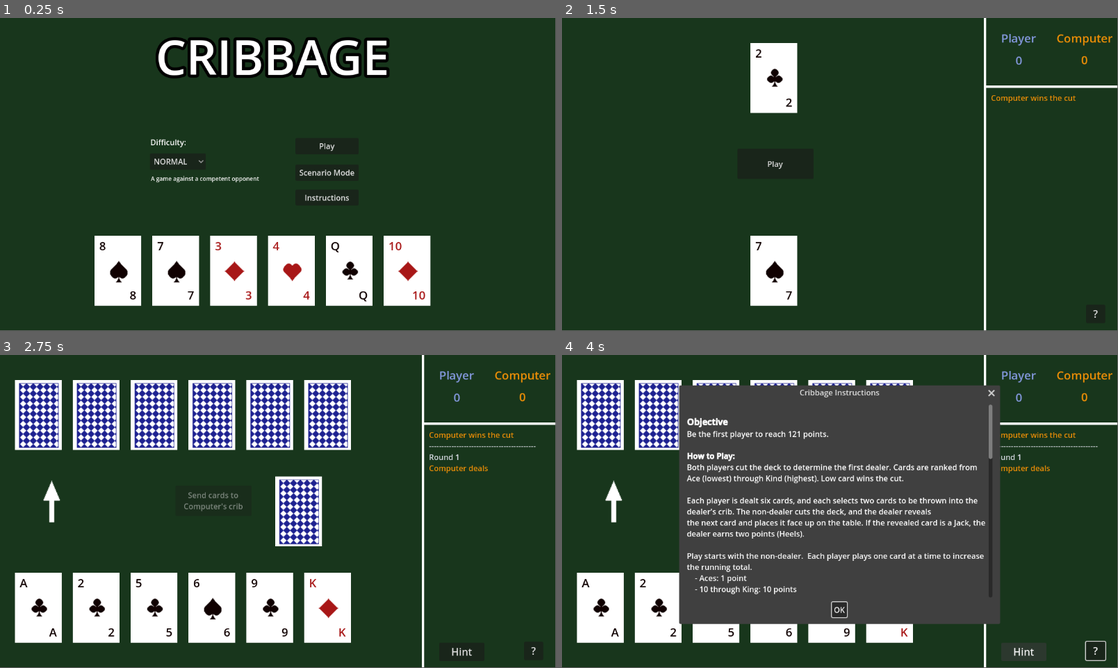
Above: before the commit, frames 1-4 (two rows, left to right).
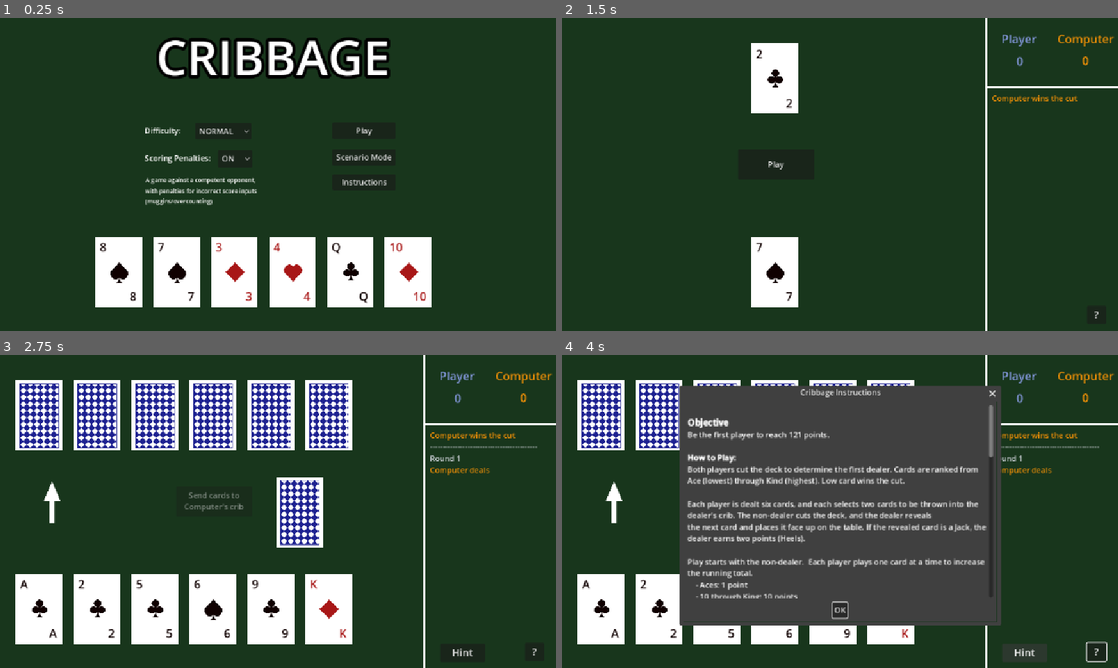
Above: after the commit, the same moments.

Repository: j-gruhn/cribbage
Game: Godot game, scene res://game.tscn
The game is run twice, just before and just after one commit, with the same random seed, the same clock (stepped at 60 frames per second) and the same inputs.
Inputs (mouse positions are in pixels of both pictures, inside the frame that each line leads up to):
- Up to frame 1 (0.25 s): no input
- Up to frame 2 (1.5 s): click (795, 158) at 0.5 s, where only the run after the commit has a clickable "ON"; click "Play" at 1.25 s
- Up to frame 3 (2.75 s): click "Play" at 2 s
- Up to frame 4 (4 s): click "?" at 2.75 s; click "Hint" at 3.5 s
In our replay, the window is 799x449 before the commit and 800x450 after it. These sizes can differ from the game's own. Grey fills any space a smaller window leaves; there, only what the larger window draws over its background counts as a difference.

The runs differ from the first frame. In frame 1, 4.7% of the frame differs, in the area x 17-78%, y 6-93%; in frame 2, 1.7%; in frame 3, 9.2%; in frame 4, 12%, in the area x 2-100%, y 0-100%.

Commit message:
updated to work on mobile

Diff:
--- a/game.gd
+++ b/game.gd
@@ -58,13 +58,17 @@
 @onready var label_played = $Table/Label_RunningTotal
 @onready var score_played = $Table/Score_RunningTotal
 @onready var label_score_entry = $Table/Label_ScoreEntry
-@onready var score_entry = $Table/ScoreEntry
+@onready var score_entry = $Table/Numpad
 @onready var score_player = $Table/Score_Player
 @onready var score_computer = $Table/Score_Computer
 @onready var score_round = $Table/Score_Round
 @onready var label_scoreround = $Table/Label_ScoreRound
 
-@onready var DIFFICULTY = $Menu/Option_Difficulty.get_item_text($Menu/Option_Difficulty.selected)
+@onready var option_difficulty = $Menu/Option_Difficulty
+@onready var option_muggins = $Menu/Option_Muggins
+
+var DIFFICULTY: String
+var BLN_MUGGINS: String
 
 
 var card_scene = preload("res://card.tscn")
@@ -94,7 +98,10 @@
 			await show_scenario_mode()
 
 func gameplay_main():
+	DIFFICULTY = option_difficulty.get_item_text(option_difficulty.selected)
+	BLN_MUGGINS = option_muggins.get_item_text(option_muggins.selected)
 	print(DIFFICULTY)
+	print(BLN_MUGGINS)
 	show_table()
 	prep_playing_field()
 	table_arrow.visible = false
@@ -947,7 +954,7 @@
 func score_hand_player():
 	var score_dict: Dictionary
 	score_entry_toggle()
-	var player_score = await score_entry.text_submitted
+	var player_score = await score_entry.submitted
 	score_entry_toggle()
 
 	var stage_hand = PLAYED_PLAYER if STAGE == 'score_hands' else CRIB
@@ -963,16 +970,19 @@
 			show_hand_score(score_dict, 'Player', true)
 			update_total_score(score_dict['Total'], score_player)
 
-			update_game_log({'Overcounted': 2}, 'Computer')
-			update_total_score(2, score_computer)
+			if BLN_MUGGINS == 'ON':
+				update_game_log({'Overcounted': 2}, 'Computer')
+				update_total_score(2, score_computer)
 		elif int(player_score) < score_dict['Total']:
-			score_dict['Muggins'] = -(score_dict['Total'] - int(player_score))
-			score_dict['Total'] += score_dict['Muggins']
+			if BLN_MUGGINS == 'ON':
+				score_dict['Muggins'] = -(score_dict['Total'] - int(player_score))
+				score_dict['Total'] += score_dict['Muggins']
 			show_hand_score(score_dict, 'Player', true)
 			update_total_score(score_dict['Total'], score_player)
 
-			update_game_log({'Muggins': -score_dict['Muggins']}, 'Computer')
-			update_total_score(-score_dict['Muggins'], score_computer)
+			if BLN_MUGGINS == 'ON':
+				update_game_log({'Muggins': -score_dict['Muggins']}, 'Computer')
+				update_total_score(-score_dict['Muggins'], score_computer)
 
 		await ok_to_continue()
 
@@ -1151,6 +1161,13 @@
 func arrow_flip():
 	table_arrow.flip_v = PLAYER_TURN
 
+func _input(event):
+	if event is InputEventKey and event.pressed and not event.echo:
+		if event.keycode == KEY_ENTER or event.keycode == KEY_KP_ENTER:
+			if table_button.visible and not table_button.disabled:
+				table_button.pressed.emit()
+				get_viewport().set_input_as_handled()
+
 func score_entry_toggle():
 	var hand_name: String
 	hand_name = 'Player ' if STAGE == 'score_hands' else 'Crib '
@@ -1159,11 +1176,14 @@
 	label_score_entry.visible = not label_score_entry.visible
 	score_entry.visible = not score_entry.visible
 
+	#if score_entry.visible == true:
+		#score_entry.release_focus()
+		#score_entry.clear()
+		#await get_tree().process_frame
+		#score_entry.grab_focus()
+
 	if score_entry.visible == true:
-		score_entry.release_focus()
-		score_entry.clear()
-		await get_tree().process_frame
-		score_entry.grab_focus()
+		score_entry.reset()
 
 func update_game_log(score_dict, player):
 	var indent: String
--- a/game.tscn
+++ b/game.tscn
@@ -1,8 +1,9 @@
-[gd_scene load_steps=7 format=3 uid="uid://dqq6ayvlfflto"]
+[gd_scene load_steps=8 format=3 uid="uid://dqq6ayvlfflto"]
 
 [ext_resource type="Script" uid="uid://6jh3nk7s4c0v" path="res://game.gd" id="1_80nbo"]
 [ext_resource type="PackedScene" uid="uid://cv4v0nyghra4c" path="res://card.tscn" id="2_feb5d"]
 [ext_resource type="PackedScene" uid="uid://cnm1x8s24vyl6" path="res://table.tscn" id="3_feb5d"]
+[ext_resource type="Script" uid="uid://dr2ngv2bklamk" path="res://numpad.gd" id="4_3mrqo"]
 [ext_resource type="PackedScene" uid="uid://cs0xa5w4xkvc7" path="res://menu.tscn" id="4_sb48q"]
 [ext_resource type="PackedScene" uid="uid://cjs1rv2smmp8u" path="res://scenario.tscn" id="5_r0x5m"]
 [ext_resource type="Script" uid="uid://bghnk7pvorphh" path="res://scenario.gd" id="6_3mrqo"]
@@ -24,6 +25,98 @@
 
 [node name="Table" parent="." instance=ExtResource("3_feb5d")]
 
+[node name="Numpad" type="Control" parent="Table"]
+visible = false
+layout_mode = 3
+anchors_preset = 0
+offset_left = 30.0
+offset_top = 205.0
+offset_right = 30.0
+offset_bottom = 205.0
+script = ExtResource("4_3mrqo")
+
+[node name="Btn_Confirm" type="Button" parent="Table/Numpad"]
+custom_minimum_size = Vector2(80, 80)
+layout_mode = 2
+offset_left = 85.0
+offset_top = 290.0
+offset_right = 165.0
+offset_bottom = 370.0
+text = "OK"
+
+[node name="PanelContainer" type="PanelContainer" parent="Table/Numpad"]
+layout_mode = 0
+offset_right = 40.0
+offset_bottom = 40.0
+
+[node name="VBoxContainer" type="VBoxContainer" parent="Table/Numpad/PanelContainer"]
+layout_mode = 2
+
+[node name="Display" type="Label" parent="Table/Numpad/PanelContainer/VBoxContainer"]
+layout_mode = 2
+theme_override_font_sizes/font_size = 48
+horizontal_alignment = 1
+vertical_alignment = 1
+
+[node name="GridContainer" type="GridContainer" parent="Table/Numpad/PanelContainer/VBoxContainer"]
+layout_mode = 2
+columns = 6
+
+[node name="Btn_1" type="Button" parent="Table/Numpad/PanelContainer/VBoxContainer/GridContainer"]
+custom_minimum_size = Vector2(80, 80)
+layout_mode = 2
+text = "1"
+
+[node name="Btn_2" type="Button" parent="Table/Numpad/PanelContainer/VBoxContainer/GridContainer"]
+custom_minimum_size = Vector2(80, 80)
+layout_mode = 2
+text = "2"
+
+[node name="Btn_3" type="Button" parent="Table/Numpad/PanelContainer/VBoxContainer/GridContainer"]
+custom_minimum_size = Vector2(80, 80)
+layout_mode = 2
+text = "3"
+
+[node name="Btn_4" type="Button" parent="Table/Numpad/PanelContainer/VBoxContainer/GridContainer"]
+custom_minimum_size = Vector2(80, 80)
+layout_mode = 2
+text = "4"
+
+[node name="Btn_5" type="Button" parent="Table/Numpad/PanelContainer/VBoxContainer/GridContainer"]
+custom_minimum_size = Vector2(80, 80)
+layout_mode = 2
+text = "5"
+
+[node name="Btn_6" type="Button" parent="Table/Numpad/PanelContainer/VBoxContainer/GridContainer"]
+custom_minimum_size = Vector2(80, 80)
+layout_mode = 2
+text = "6"
+
+[node name="Btn_7" type="Button" parent="Table/Numpad/PanelContainer/VBoxContainer/GridContainer"]
+custom_minimum_size = Vector2(80, 80)
+layout_mode = 2
+text = "7"
+
+[node name="Btn_8" type="Button" parent="Table/Numpad/PanelContainer/VBoxContainer/GridContainer"]
+custom_minimum_size = Vector2(80, 80)
+layout_mode = 2
+text = "8"
+
+[node name="Btn_9" type="Button" parent="Table/Numpad/PanelContainer/VBoxContainer/GridContainer"]
+custom_minimum_size = Vector2(80, 80)
+layout_mode = 2
+text = "9"
+
+[node name="Btn_0" type="Button" parent="Table/Numpad/PanelContainer/VBoxContainer/GridContainer"]
+custom_minimum_size = Vector2(80, 80)
+layout_mode = 2
+text = "0"
+
+[node name="Btn_Back" type="Button" parent="Table/Numpad/PanelContainer/VBoxContainer/GridContainer"]
+custom_minimum_size = Vector2(80, 80)
+layout_mode = 2
+text = "Delete"
+
 [node name="Menu" parent="." instance=ExtResource("4_sb48q")]
 
 [node name="Scenario" parent="." instance=ExtResource("5_r0x5m")]
--- a/menu.gd
+++ b/menu.gd
@@ -123,6 +123,12 @@
 
 func _on_option_button_item_selected(index: int) -> void:
 	if index == 0:
-		$Label_DifficultyDesc.text = 'Opponent will make all selections randomly'
+		$Label_DifficultyDesc.text = 'Opponent makes all selections randomly,'
 	elif index == 1:
-		$Label_DifficultyDesc.text = 'A game against a competent opponent'
+		$Label_DifficultyDesc.text = 'A game against a competent opponent,'
+
+func _on_option_muggins_item_selected(index: int) -> void:
+	if index == 0:
+		$Label_MugginsDesc.text = 'with penalties for incorrect score inputs (muggins/overcounting)'
+	elif index == 1:
+		$Label_MugginsDesc.text = 'and incorrect score inputs are not penalized'
--- a/menu.tscn
+++ b/menu.tscn
@@ -18,31 +18,31 @@
 scroll_active = false
 
 [node name="Button" type="Button" parent="."]
-offset_left = 613.0
-offset_top = 249.0
-offset_right = 744.0
-offset_bottom = 283.0
+offset_left = 688.0
+offset_top = 216.0
+offset_right = 819.0
+offset_bottom = 250.0
 text = "Play"
 
 [node name="Scenario_Button" type="Button" parent="."]
-offset_left = 613.0
-offset_top = 304.0
-offset_right = 744.0
-offset_bottom = 338.0
+offset_left = 688.0
+offset_top = 271.0
+offset_right = 819.0
+offset_bottom = 305.0
 text = "Scenario Mode"
 
 [node name="Help_Button" type="Button" parent="."]
-offset_left = 613.0
-offset_top = 356.0
-offset_right = 744.0
-offset_bottom = 389.0
+offset_left = 688.0
+offset_top = 323.0
+offset_right = 819.0
+offset_bottom = 356.0
 text = "Instructions"
 
 [node name="Option_Difficulty" type="OptionButton" parent="."]
-offset_left = 311.0
-offset_top = 281.0
-offset_right = 427.0
-offset_bottom = 315.0
+offset_left = 404.0
+offset_top = 217.0
+offset_right = 520.0
+offset_bottom = 251.0
 selected = 1
 item_count = 2
 popup/item_0/text = "EASY"
@@ -51,22 +51,53 @@
 popup/item_1/id = 1
 
 [node name="Label_Difficulty" type="Label" parent="."]
-offset_left = 312.0
-offset_top = 246.0
-offset_right = 420.0
-offset_bottom = 277.0
+offset_left = 299.0
+offset_top = 221.0
+offset_right = 407.0
+offset_bottom = 252.0
 text = "Difficulty:"
 
 [node name="Label_DifficultyDesc" type="Label" parent="."]
-offset_left = 313.0
-offset_top = 325.0
-offset_right = 557.0
-offset_bottom = 374.0
+offset_left = 301.0
+offset_top = 326.0
+offset_right = 545.0
+offset_bottom = 354.0
 theme_override_font_sizes/font_size = 12
-text = "A game against a competent opponent"
+text = "A game against a competent opponent,"
+autowrap_mode = 2
+
+[node name="Label_Muggins" type="Label" parent="."]
+offset_left = 299.0
+offset_top = 278.0
+offset_right = 436.0
+offset_bottom = 301.0
+text = "Scoring Penalties:"
+
+[node name="Option_Muggins" type="OptionButton" parent="."]
+offset_left = 451.0
+offset_top = 273.0
+offset_right = 522.0
+offset_bottom = 309.0
+selected = 0
+item_count = 2
+popup/item_0/text = "ON"
+popup/item_0/id = 0
+popup/item_1/text = "OFF"
+popup/item_1/id = 1
+
+[node name="Label_MugginsDesc" type="Label" parent="."]
+offset_left = 300.0
+offset_top = 349.0
+offset_right = 547.0
+offset_bottom = 386.0
+theme_override_font_sizes/font_size = 12
+text = "with penalties for incorrect score inputs
+(muggins/overcounting)"
 autowrap_mode = 2
 
 [connection signal="pressed" from="Button" to="." method="_on_button_pressed"]
 [connection signal="pressed" from="Scenario_Button" to="." method="_on_scenario_button_pressed"]
 [connection signal="pressed" from="Help_Button" to="." method="_on_help_button_pressed"]
 [connection signal="item_selected" from="Option_Difficulty" to="." method="_on_option_button_item_selected"]
+[connection signal="item_selected" from="Option_Muggins" to="." method="_on_option_muggins_item_selected"]
+[connection signal="toggled" from="Option_Muggins" to="." method="_on_option_button_toggled"]
--- /dev/null
+++ b/numpad.gd
@@ -0,0 +1,49 @@
+extends Control
+
+signal submitted(value: int)
+
+@onready var display: Label = $PanelContainer/VBoxContainer/Display
+
+var current_text: String = ""
+
+func _ready():
+	for i in range(10):
+		var btn = get_node("PanelContainer/VBoxContainer/GridContainer/Btn_" + str(i))
+		btn.pressed.connect(_on_digit_pressed.bind(str(i)))
+	$PanelContainer/VBoxContainer/GridContainer/Btn_Back.pressed.connect(_on_backspace_pressed)
+	$Btn_Confirm.pressed.connect(_on_confirm_pressed)
+
+func _on_digit_pressed(digit: String):
+	if current_text.length() < 2:  # max cribbage hand/crib score is 29
+		current_text += digit
+		display.text = current_text
+
+func _on_backspace_pressed():
+	current_text = current_text.substr(0, current_text.length() - 1)
+	display.text = current_text
+
+func _on_confirm_pressed():
+	var value = int(current_text) if current_text != "" else 0
+	reset()
+	submitted.emit(value)
+
+func reset():
+	current_text = ""
+	display.text = ""
+
+func _input(event):
+	if not visible:
+		return
+	if event is InputEventKey and event.pressed and not event.echo:
+		if event.keycode >= KEY_0 and event.keycode <= KEY_9:
+			_on_digit_pressed(str(event.keycode - KEY_0))
+			get_viewport().set_input_as_handled()
+		elif event.keycode >= KEY_KP_0 and event.keycode <= KEY_KP_9:
+			_on_digit_pressed(str(event.keycode - KEY_KP_0))
+			get_viewport().set_input_as_handled()
+		elif event.keycode == KEY_BACKSPACE:
+			_on_backspace_pressed()
+			get_viewport().set_input_as_handled()
+		elif event.keycode == KEY_ENTER or event.keycode == KEY_KP_ENTER:
+			_on_confirm_pressed()
+			get_viewport().set_input_as_handled()
--- a/project.godot
+++ b/project.godot
@@ -15,6 +15,10 @@
 config/features=PackedStringArray("4.4", "Forward Plus")
 config/icon="uid://dnhis7gmn8cip"
 
+[display]
+
+window/stretch/mode="canvas_items"
+
 [rendering]
 
 environment/defaults/default_clear_color=Color(0.0955582, 0.210449, 0.110582, 1)
--- a/table.tscn
+++ b/table.tscn
@@ -31,10 +31,10 @@
 text = "Computer"
 
 [node name="Label_ScoreEntry" type="Label" parent="."]
-offset_left = 64.0
-offset_top = 279.0
-offset_right = 241.0
-offset_bottom = 311.0
+offset_left = 55.0
+offset_top = 175.0
+offset_right = 232.0
+offset_bottom = 207.0
 text = "Player point entry"
 horizontal_alignment = 1
 
@@ -114,6 +114,7 @@
 texture = ExtResource("2_v5i0k")
 
 [node name="ScoreEntry" type="LineEdit" parent="."]
+visible = false
 offset_left = 67.0
 offset_top = 310.0
 offset_right = 170.0
Not shown, added: numpad.gd.uid
Not shown, changed: builds/web/cribbage-web.zip
Not shown, changed: builds/web/index.html
Not shown, changed: builds/web/index.js
Not shown, changed: builds/web/index.pck
Not shown, changed: builds/web/index.wasm
